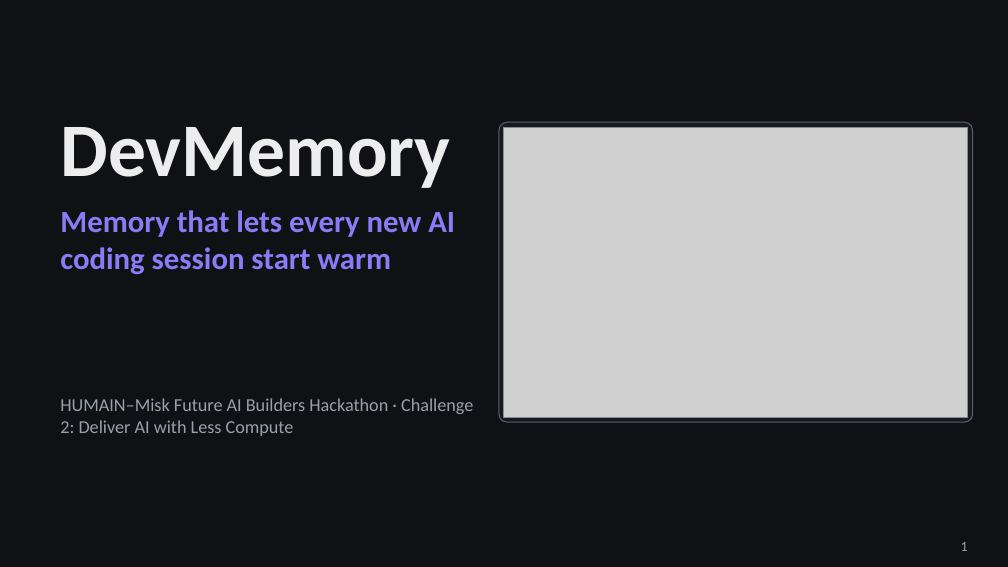
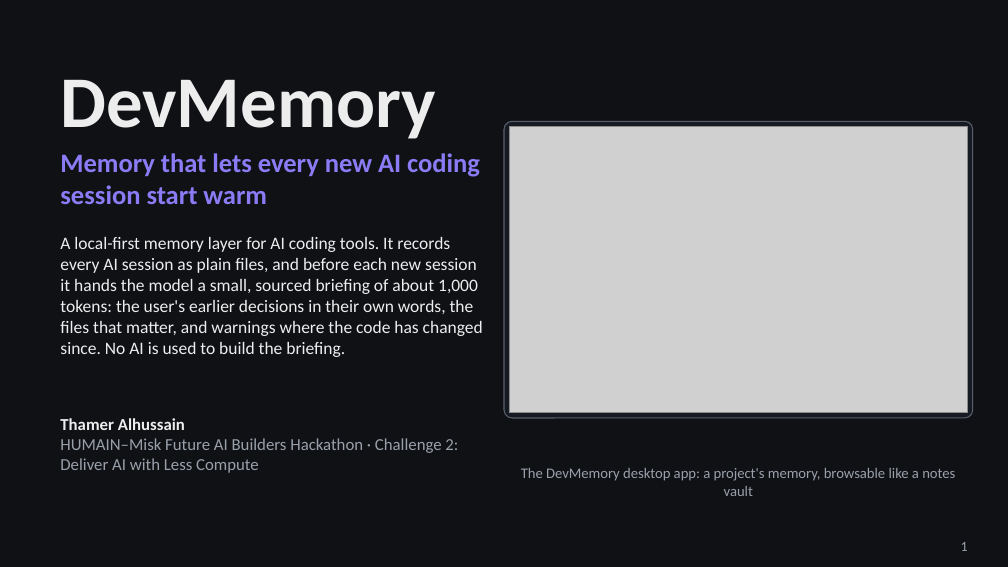
Before and after one commit to Thamer-A/devmemory-hackathon, a slide deck: slide 1 of docs/deck/DevMemory.pptx. Drawn at 1008x567 pixels with LibreOffice and Linux fonts; fonts in the diff are those of the drawing; grey boxes stand for pictures. Boxes give left, top, right and bottom in pixels: in the first picture for what was removed or moved away, otherwise in the second. Text is boxed around its words. In the diff, an @@ line names an element or a change of style, - is before the commit and + after.

```diff
--- a/docs/deck/DevMemory.pptx
+++ b/docs/deck/DevMemory.pptx
@@ text "DevMemory": place and size @@
-text "DevMemory" at <box>60,127,450,188</box>
+text "DevMemory" at <box>60,79,435,139</box>
@@ text "DevMemory" at <box>60,79,435,139</box>: size 54 to 52 pt @@
@@ text "Memory that lets every new ...": place and size @@
-text "Memory that lets every new ..." at <box>60,210,455,275</box>
+text "Memory that lets every new ..." at <box>60,153,480,204</box>
@@ text "Memory that lets every new ..." at <box>60,153,480,204</box>: size 22 to 19 pt @@
@@ rounded rectangle: place and size @@
-rounded rectangle at <box>499,122,973,422</box>
+rounded rectangle at <box>504,121,973,417</box>
@@ picture: place and size @@
-picture at <box>504,127,968,417</box>
+picture at <box>509,126,968,412</box>
@@ text added at <box>60,237,483,357</box>, 12.5 pt, text #EDEDED @@
+A local-first memory layer for AI coding tools. It records every AI session as plain files, and before each new session it hands the model a small, sourced briefing of about 1,000 tokens: the user's earlier decisions in their own words, the files that matter, and warnings where the code has changed since. No AI is used to build the briefing.
@@ text at <box>60,418,185,430</box>: paragraph added @@
+Thamer Alhussain
@@ text "Thamer Alhussain": place and size @@
-text "Thamer Alhussain" at <box>60,398,473,436</box>
+text "Thamer Alhussain" at <box>60,418,458,473</box>
@@ text at <box>60,438,458,473</box>: size 13 to 12 pt in "HUMAIN–Misk Future AI Builders Hackathon · Challenge ..." @@
@@ text added at <box>521,468,955,496</box>, 10.5 pt, text #9AA0AA @@
+The DevMemory desktop app: a project's memory, browsable like a notes vault
```
Also in this commit, not shown: 8 other slides changed, 1 slide added, 1 slide removed, 12 other files.
